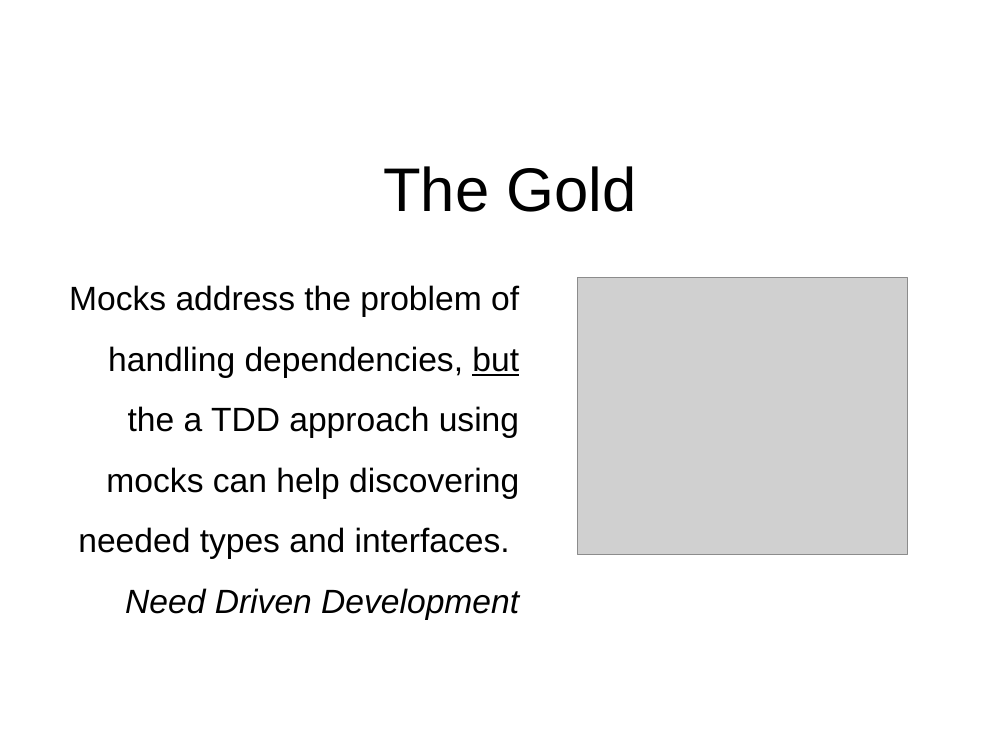
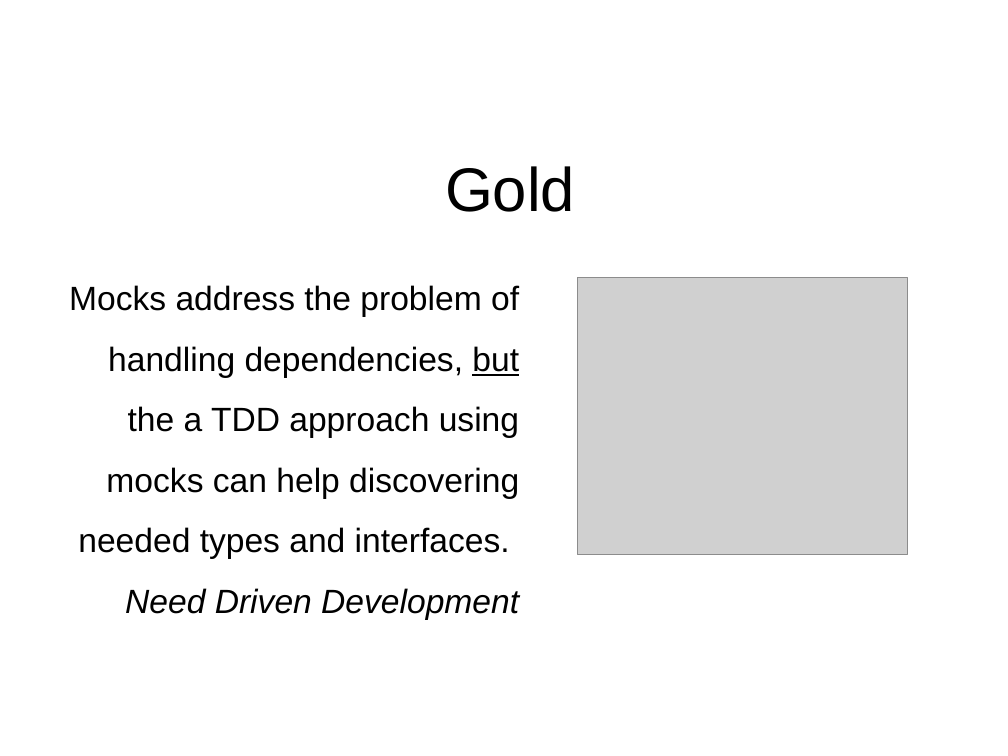
Before and after one commit to virtix/swe-795, a slide deck: slide 15 of doc/Test Doubles and Dependency Design.pptx. Drawn at 1008x756 pixels with LibreOffice and Linux fonts; fonts in the diff are those of the drawing; grey boxes stand for pictures. Boxes give left, top, right and bottom in pixels: in the first picture for what was removed or moved away, otherwise in the second. Text is boxed around its words. In the diff, an @@ line names an element or a change of style, - is before the commit and + after.

```diff
--- a/doc/Test Doubles and Dependency Design.pptx
+++ b/doc/Test Doubles and Dependency Design.pptx
@@ text at box(445, 166, 575, 212): text changed @@
-The Gold
+Gold
```
Also in this commit, not shown: 1 other slide changed, 9 other files.
